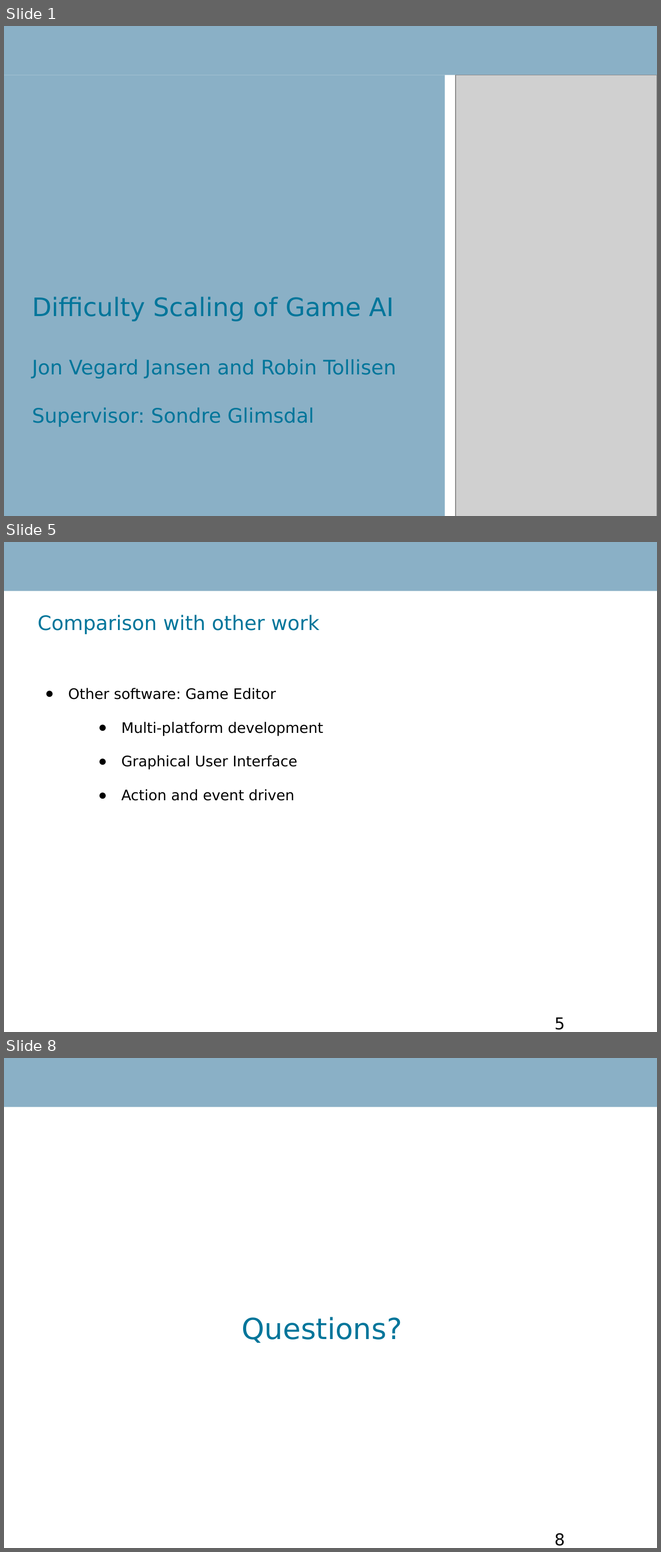
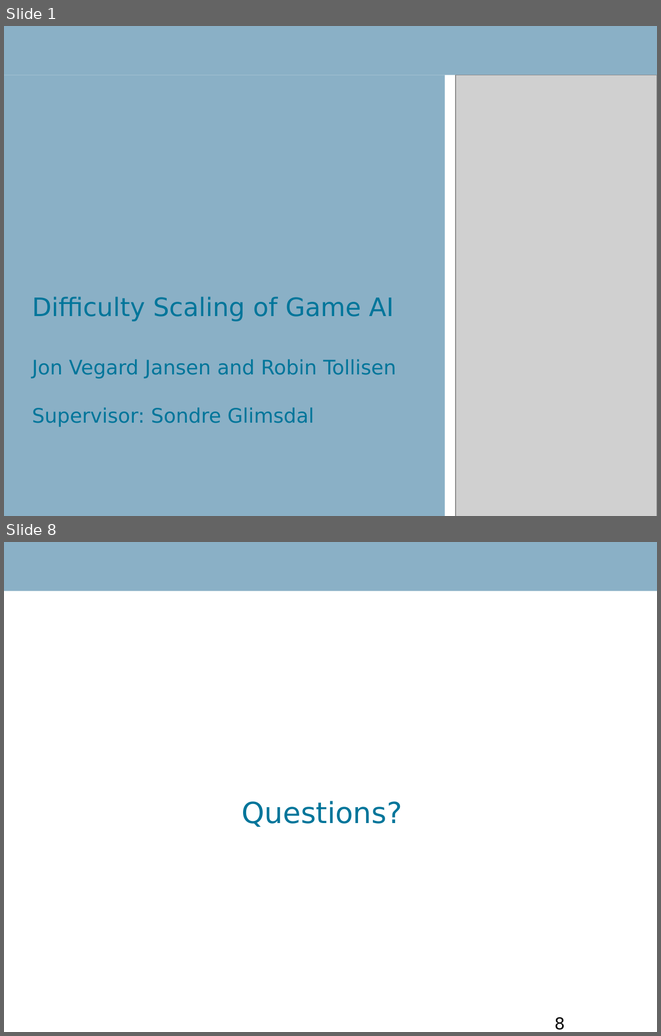
Before and after one commit to RobinTo/AdaptiveGame, a slide deck: IKT426 Research Seminar Report/presentation.ppt. Shown one above the other, each under a label of ours: slides 1, 5 and 8 before the commit, slides 1 and 8 after it; the slides between them are not shown. The pictures are 661x1552 and 661x1036 pixels, drawn with LibreOffice and Linux fonts; fonts in the diff are those of the drawing; grey boxes stand for pictures; background and template pictures are left out. Boxes give left, top, right and bottom in pixels: in the first picture for what was removed or moved away, otherwise in the second. Text is boxed around its words. In the diff, an @@ line names an element or a change of style, - is before the commit and + after.

```diff
--- a/IKT426 Research Seminar Report/presentation.ppt
+++ b/IKT426 Research Seminar Report/presentation.ppt
@@ slide 5 removed at [4, 542, 657, 1032], background #FFFFFF; not listed: 1 template element that a slide beside it also shows @@
@@ text removed at [37, 615, 319, 634] @@
-Comparison with other work
@@ text removed at [68, 688, 323, 801] @@
-● Other software: Game Editor
-  ● Multi-platform development
-  ● Graphical User Interface
-  ● Action and event driven
@@ page number removed at [555, 1017, 565, 1030] @@
-5
```
Also in this commit, not shown: 3 slides changed, 2 slides added, 1 other slide removed, 2 other files.
